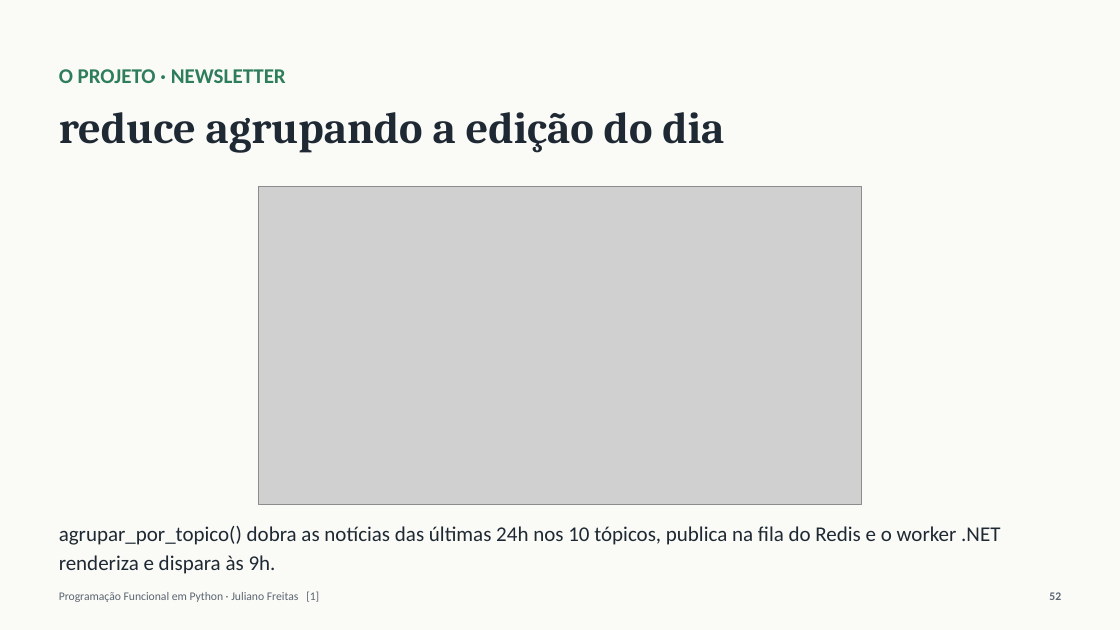
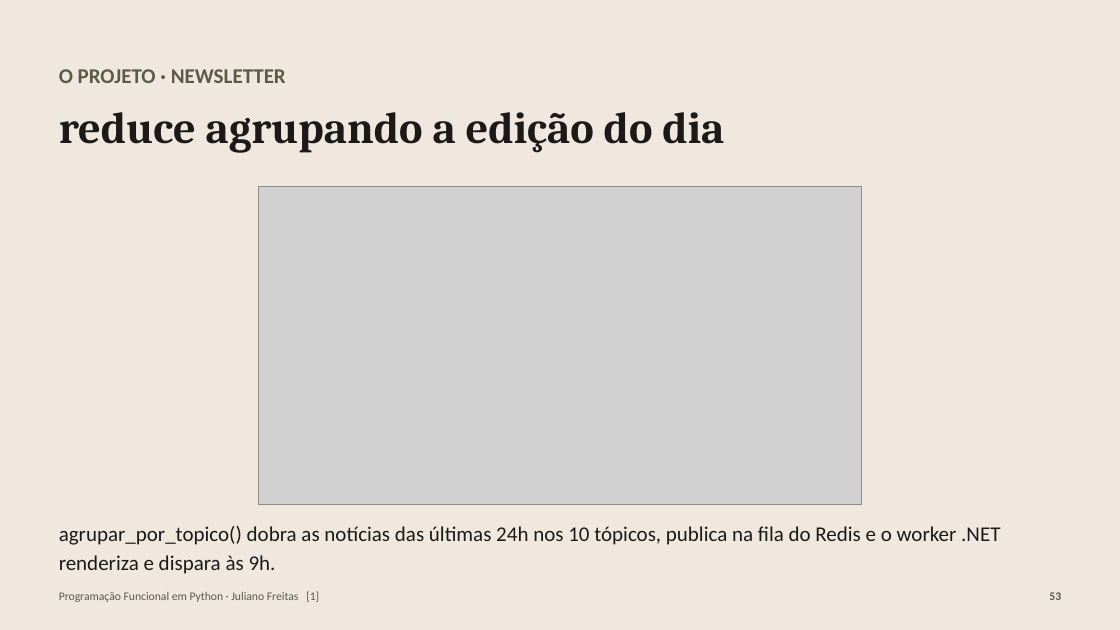
Before and after one commit to julianosfreitas/scrapping_italy, a slide deck: slide 53 of docs/PF-Python-Ponte-Italia.pptx (slide 52 before the commit). Drawn at 1120x630 pixels with LibreOffice and Linux fonts; fonts in the diff are those of the drawing; grey boxes stand for pictures. Boxes give left, top, right and bottom in pixels: in the first picture for what was removed or moved away, otherwise in the second. Text is boxed around its words. In the diff, an @@ line names an element or a change of style, - is before the commit and + after.

```diff
--- a/docs/PF-Python-Ponte-Italia.pptx
+++ b/docs/PF-Python-Ponte-Italia.pptx
@@ rectangle at [0,0,1120,630]: fill #FAFAF7 to #F0E8DE @@
@@ text "O PROJETO · NEWSLETTER" at [59,69,286,83]: text colour #2E7D5B to #5A5A47 @@
@@ text "reduce agrupando a edição do ..." at [59,112,724,153]: text colour #1F2933 to #1B1A18 @@
@@ text "agrupar_por_topico() dobra as notícias das ..." at [59,526,1000,574]: text colour #1F2933 to #1B1A18 @@
@@ text "Programação Funcional em Python · ..." at [59,591,319,602]: text colour #5B6670 to #5A5A47 @@
@@ text at [1049,592,1061,600]: text changed; text colour #5B6670 to #5A5A47 @@
-52
+53
```
Also in this commit, not shown: 60 other slides changed, 2 slides added, 4 other files.
